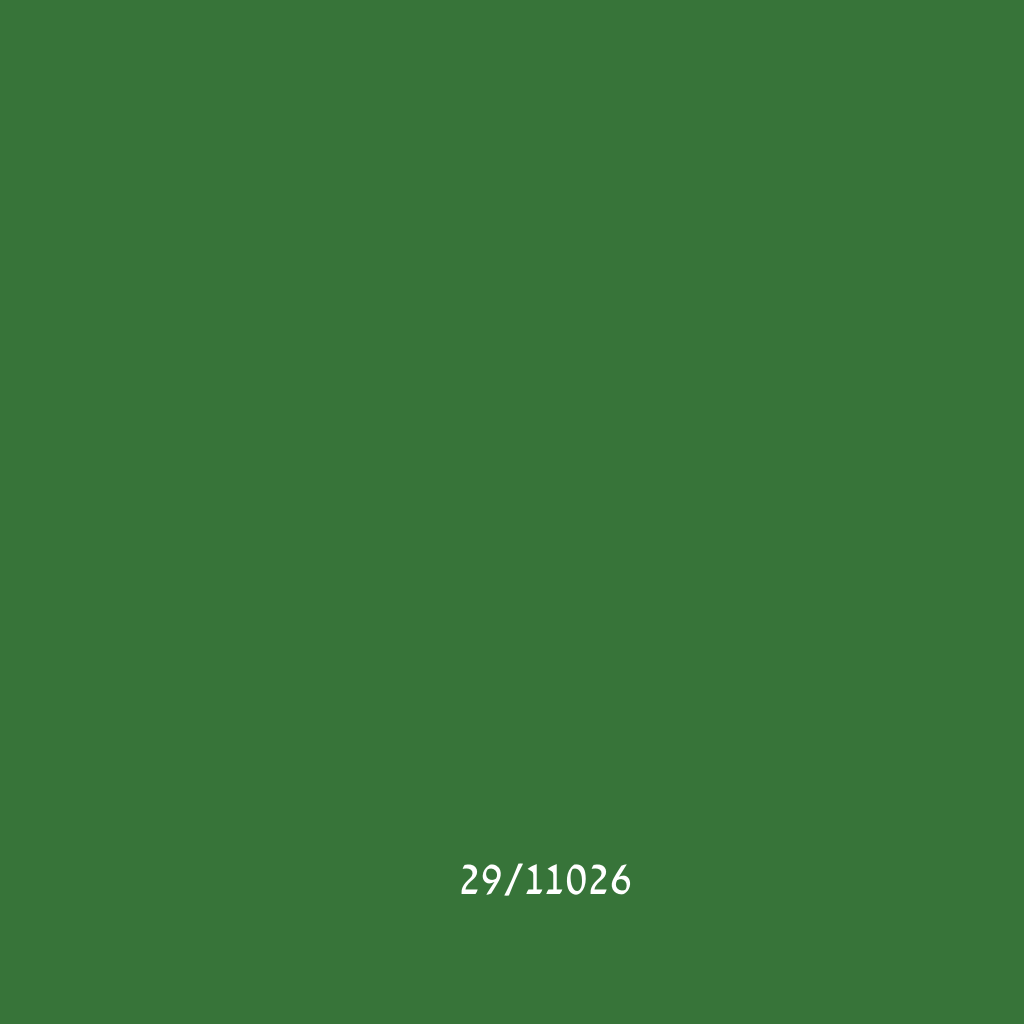
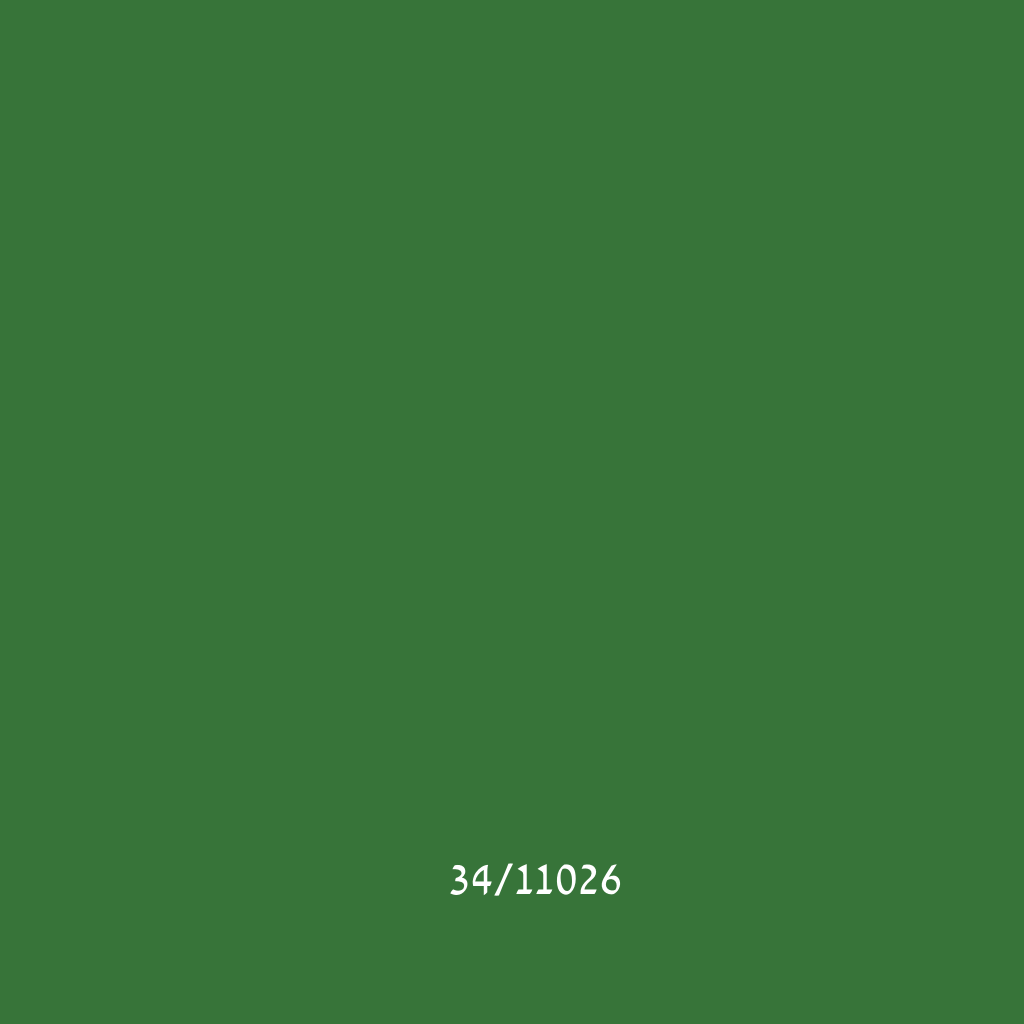
Two versions of the same layered image (1024 x 1024). Layer-by-layer changes:
renamed "29/11026" to "34/11026", painted on it over 450, 863, 631, 896
